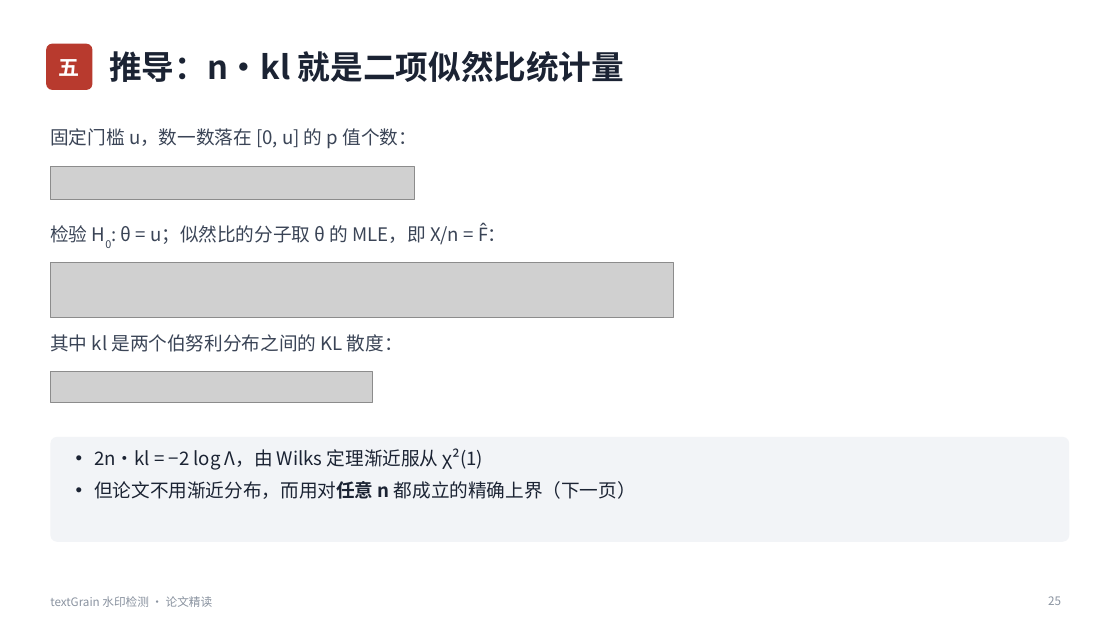
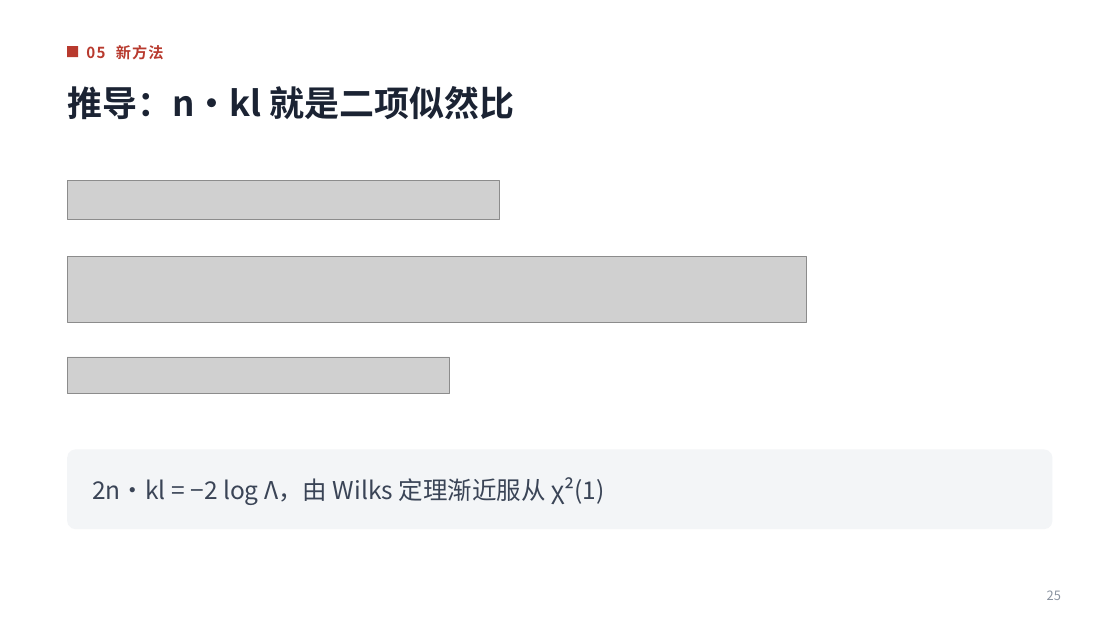
Before and after one commit to huyhoang345txt-arch/ppt, a slide deck: slide 25 of textGrain水印检测_论文精读.pptx. Drawn at 1120x630 pixels with LibreOffice and Linux fonts; fonts in the diff are those of the drawing; grey boxes stand for pictures. Boxes give left, top, right and bottom in pixels: in the first picture for what was removed or moved away, otherwise in the second. Text is boxed around its words. In the diff, an @@ line names an element or a change of style, - is before the commit and + after.

```diff
--- a/textGrain水印检测_论文精读.pptx
+++ b/textGrain水印检测_论文精读.pptx
@@ rounded rectangle removed at (46,44,92,90) @@
-五
@@ rectangle added at (67,46,78,57), fill #B83A2E @@
@@ text added at (86,45,164,60), 13 pt, text #B83A2E, bold @@
+05 新方法
@@ title at (67,86,515,120): text changed; size 28 to 30 pt @@
-推导：n·kl 就是二项似然比统计量
+推导：n·kl 就是二项似然比
@@ text removed at (50,128,416,149) @@
-固定门槛 u，数一数落在 [0, u] 的 p 值个数：
@@ picture: place and size @@
-picture at (50,166,414,199)
+picture at (67,181,499,219)
@@ text removed at (50,223,483,245) @@
-检验 H0: θ = u；似然比的分子取 θ 的 MLE，即 X/n = F̂：
@@ picture: place and size @@
-picture at (50,262,673,318)
+picture at (67,256,807,323)
@@ text removed at (50,334,403,352) @@
-其中 kl 是两个伯努利分布之间的 KL 散度：
@@ picture: place and size @@
-picture at (50,371,372,402)
+picture at (67,357,450,394)
@@ rounded rectangle: place and size @@
-rounded rectangle at (50,437,1070,542)
+rounded rectangle at (67,450,1053,529)
@@ rounded rectangle at (67,450,1053,529): fill #F2F4F7 to #F3F5F7; proportions changed @@
@@ text "2n·kl = −2 log Λ，由 ...": place and size @@
-text "2n·kl = −2 log Λ，由 ..." at (94,448,636,499)
+text "2n·kl = −2 log Λ，由 ..." at (92,477,604,505)
@@ text "2n·kl = −2 log Λ，由 ..." at (92,477,604,505): size 16 to 21 pt, text colour #1B2333 to #3A4456; bullet • to none; less space between paragraphs; vertical alignment top to middle @@
@@ text at (94,481,636,499): paragraph removed @@
-• 但论文不用渐近分布，而用对任意 n 都成立的精确上界（下一页）
@@ text removed at (50,596,213,607) @@
-textGrain 水印检测 · 论文精读
@@ page number at (1047,590,1061,600): size 10 to 11 pt @@
```
Also in this commit, not shown: 24 other slides changed, 6 slides added, 6 slides removed.
